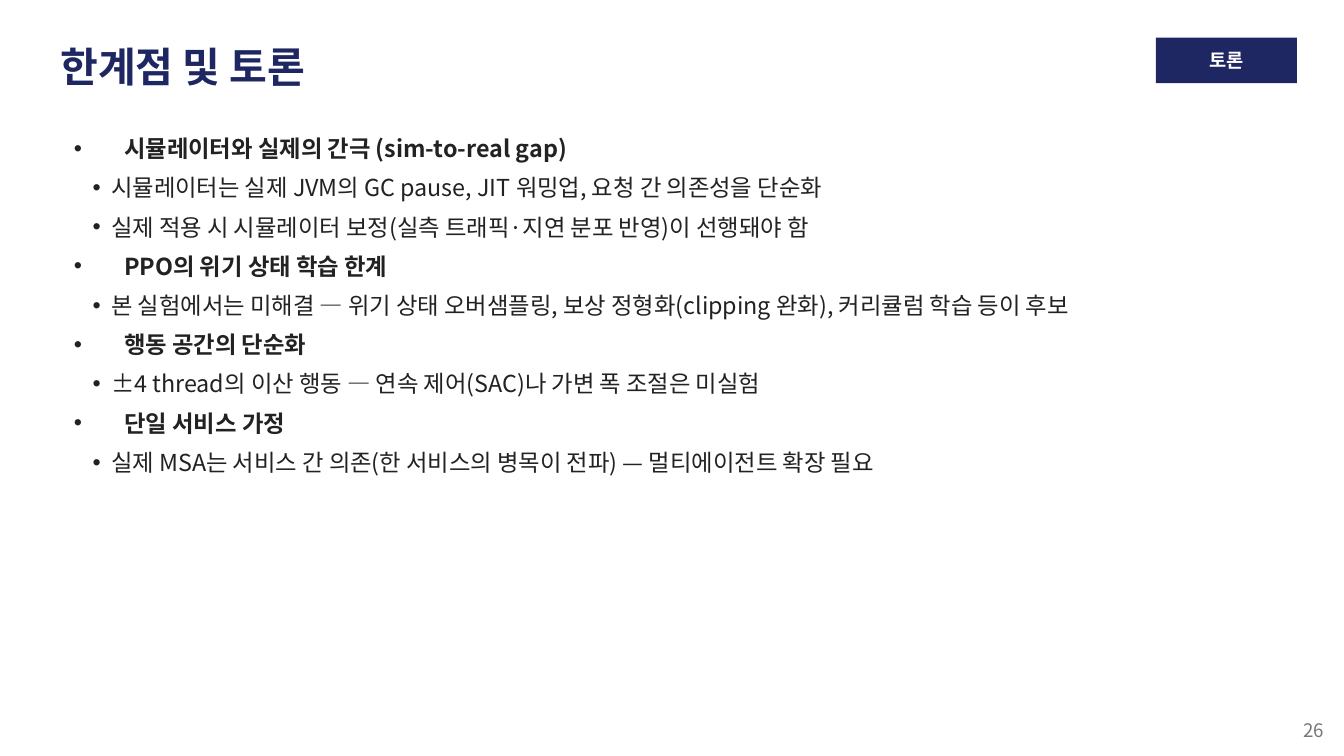
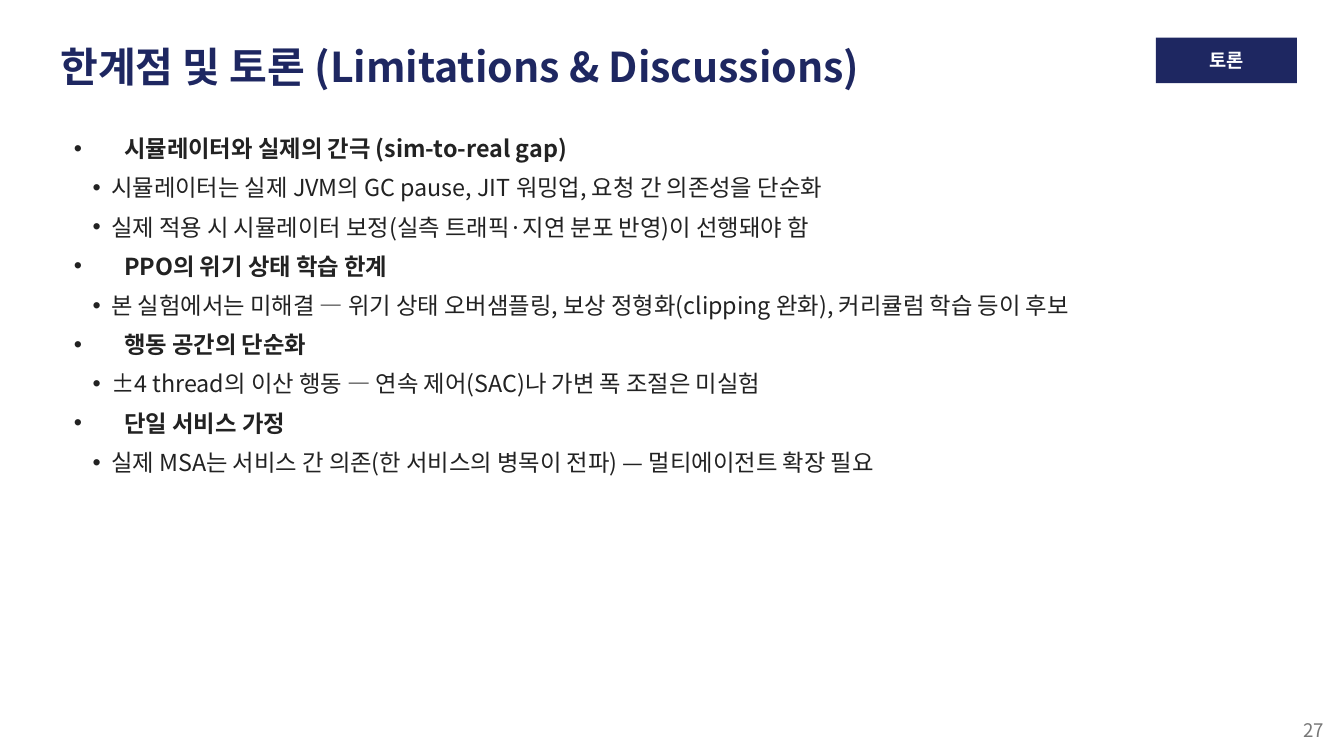
Before and after one commit to zzangdol1029/reinforce, a slide deck: slide 27 of autoscaling-rl/autoscaling_rl_발표.pptx (slide 26 before the commit). Drawn at 1344x756 pixels with LibreOffice and Linux fonts; fonts in the diff are those of the drawing. Boxes give left, top, right and bottom in pixels: in the first picture for what was removed or moved away, otherwise in the second. Text is boxed around its words. In the diff, an @@ line names an element or a change of style, - is before the commit and + after.

```diff
--- a/autoscaling-rl/autoscaling_rl_발표.pptx
+++ b/autoscaling-rl/autoscaling_rl_발표.pptx
@@ text at [60, 47, 859, 90]: text changed @@
-한계점 및 토론
+한계점 및 토론 (Limitations & Discussions)
@@ text at [1303, 723, 1324, 737]: text changed @@
-26
+27
```
Also in this commit, not shown: 26 other slides changed, 1 slide added, 3 other files.
